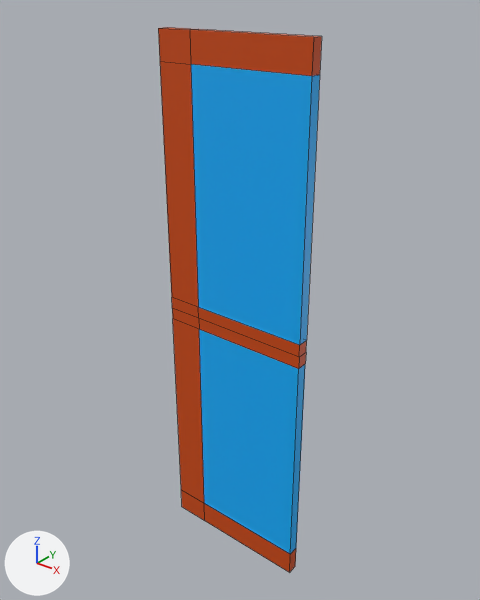
The FBX model Assets/Art/Environment/GreenhouseWall/GreenhouseWall.fbx as it was, and as the next commit left it.
The view is the same before and after, from a camera (50 mm lens) standing at (64.7, -79.5, 55.2) and looking at (-0.7, 2.3, 4.5). The axes (+X, +Y, +Z) are drawn at lower left. The lights are the same throughout. Mesh edges are drawn as thin lines. Where no turn or scale is listed for an object, it has been applied to the vertices. Vertices at the same position are counted once.

In view in the first picture: 'GreenhouseWall'.
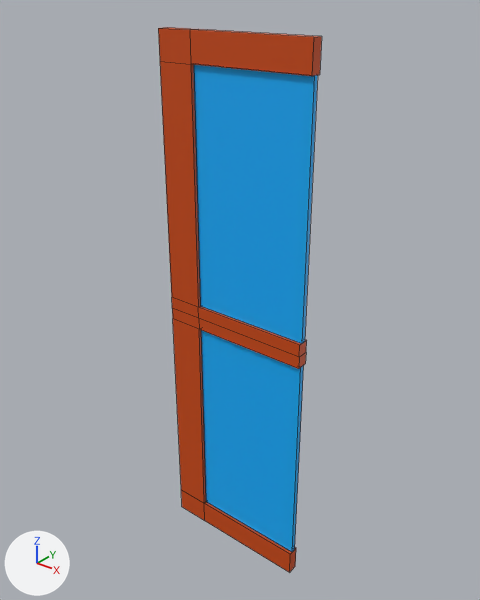
Scene script edits in JSON lines:
```json
{"block": "me_mesh", "where": "me_mesh.from_pydata(...)  # 50 vertices, 46 faces; spans x -14.2..14.2, y -1.0..1.0, z -48.2..48.2"}
{"block": "me_mesh", "where": "# used by ob_greenhousewall; location = (0.0, 0.0, 0.0)"}
{"block": "me_mesh", "where": "# verts and faces of me_mesh; kept vertices keep their numbers, new ones are numbered from 50"}
{"block": "me_mesh", "where": "# before: 18 (14.2, -1.0, 43.4) at pixel (311, 76), 19 (14.2, 1.0, 43.4) at pixel (319, 74), 20 (-7.6, 1.0, 43.4), 23 (-7.6, -1.0, 43.4) at pixel (190, 64), 24 (14.2, -1.0, -43.4) at pixel (290, 554)"}
{"block": "me_mesh", "where": "# before: 25 (14.2, 1.0, -43.4) at pixel (296, 547), 26 (-7.6, 1.0, -43.4), 29 (-7.6, -1.0, -43.4) at pixel (204, 503), 42 (14.2, 1.0, 2.2) at pixel (306, 340), 43 (14.2, -1.0, 2.2) at pixel (299, 345)"}
{"block": "me_mesh", "where": "# before: 44 (-7.6, -1.0, 2.2) at pixel (198, 307), 45 (-7.6, 1.0, 2.2), 46 (14.2, 1.0, -2.2) at pixel (305, 363), 47 (14.2, -1.0, -2.2) at pixel (298, 368), 48 (-7.6, -1.0, -2.2) at pixel (199, 329)"}
{"block": "me_mesh", "where": "# before: 49 (-7.6, 1.0, -2.2)"}
{"block": "me_mesh", "change": "me_mesh part 1"}
{"op": "add", "block": "me_mesh", "code": "delete_vertices([*range(42, 50)])  # with the faces that use them"}
{"op": "add", "block": "me_mesh", "code": "verts[50] = (-7.6, 0.4, 43.4)"}
{"op": "add", "block": "me_mesh", "code": "verts[51] = (-7.6, -0.4, 43.4)  # pixel (193, 63)"}
{"op": "add", "block": "me_mesh", "code": "verts[52] = (-7.6, 0.4, -43.4)"}
{"op": "add", "block": "me_mesh", "code": "verts[53] = (-7.6, -0.4, -43.4)  # pixel (206, 501)"}
{"op": "add", "block": "me_mesh", "code": "verts[54] = (-7.6, -0.4, 2.2)  # pixel (200, 306)"}
{"op": "add", "block": "me_mesh", "code": "verts[55] = (-7.6, 0.4, 2.2)"}
{"op": "add", "block": "me_mesh", "code": "verts[56] = (-7.6, -0.4, -2.2)"}
{"op": "add", "block": "me_mesh", "code": "verts[57] = (-7.6, 0.4, -2.2)"}
{"op": "add", "block": "me_mesh", "code": "for new, old in zip([*range(58, 66)], [*range(50, 58)]): verts[new] = verts[old] + (21.8, 0.0, 0.0)"}
{"op": "add", "block": "me_mesh", "code": "faces += [(60, 65, 64, 61), (52, 57, 65, 60), (53, 61, 64, 56), (58, 59, 62, 63), (51, 54, 62, 59), (50, 58, 63, 55)]  # mat_window (blue #00afff)"}
```

Pixel boxes [x1, y1, x2, y2] of what changed, in the pictures (480 x 600 px; the box of a moved part takes in the faces that stretch with it):
```json
{"part": 1, "of": "me_mesh", "change": "moved or reshaped", "before": [191, 64, 320, 554], "after": [194, 65, 318, 552]}
```
